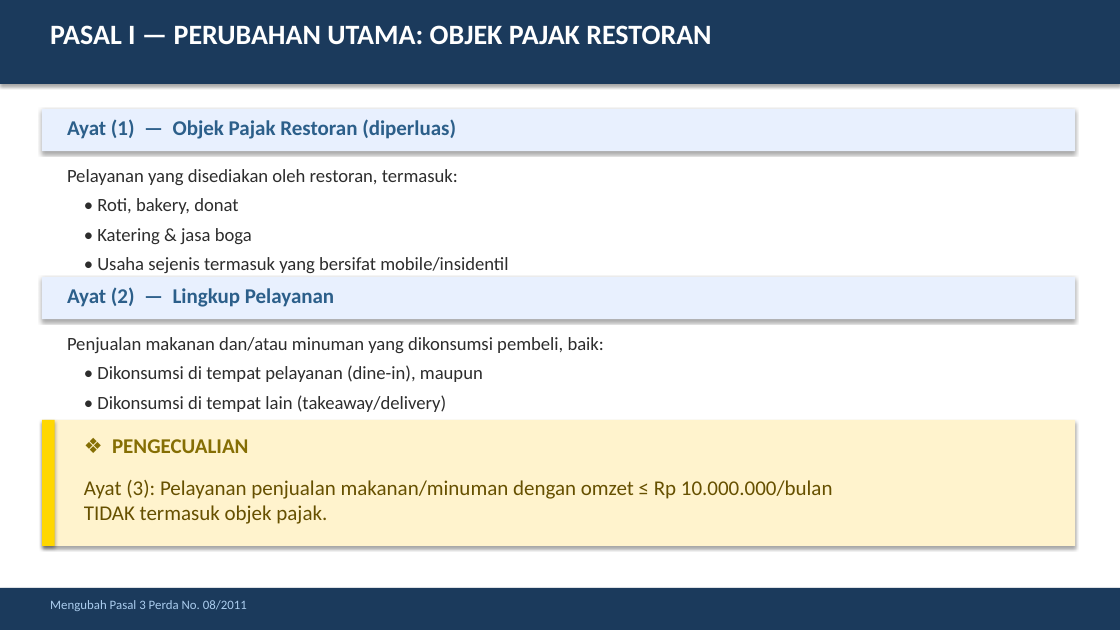
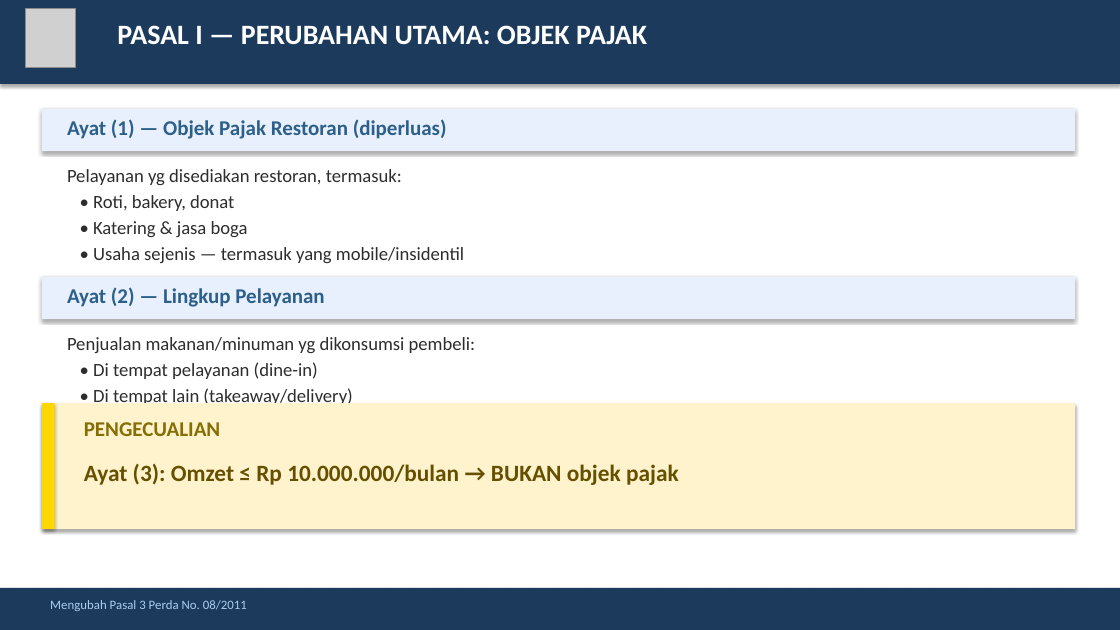
Before and after one commit to rahadiana/coba_ppt, a slide deck: slide 3 of Ringkasan_Perda_Bekasi_No_14_2018.pptx. Drawn at 1120x630 pixels with LibreOffice and Linux fonts; fonts in the diff are those of the drawing; grey boxes stand for pictures. Boxes give left, top, right and bottom in pixels: in the first picture for what was removed or moved away, otherwise in the second. Text is boxed around its words. In the diff, an @@ line names an element or a change of style, - is before the commit and + after.

```diff
--- a/Ringkasan_Perda_Bekasi_No_14_2018.pptx
+++ b/Ringkasan_Perda_Bekasi_No_14_2018.pptx
@@ picture added at (x1=25, y1=8, x2=76, y2=67) @@
@@ text at (x1=117, y1=25, x2=647, y2=45): text changed @@
-PASAL I — PERUBAHAN UTAMA: OBJEK PAJAK RESTORAN
+PASAL I — PERUBAHAN UTAMA: OBJEK PAJAK
@@ text "Ayat (1) — Objek Pajak ..." rewrapped from (x1=67, y1=119, x2=456, y2=139) to (x1=67, y1=119, x2=447, y2=139) @@
@@ text at (x1=67, y1=169, x2=402, y2=185): text changed @@
-Pelayanan yang disediakan oleh restoran, termasuk:
+Pelayanan yg disediakan restoran, termasuk:
@@ text at (x1=93, y1=195, x2=248, y2=237): less space between paragraphs @@
@@ text at (x1=93, y1=247, x2=464, y2=263): text changed @@
-• Usaha sejenis termasuk yang bersifat mobile/insidentil
+• Usaha sejenis — termasuk yang mobile/insidentil
@@ text "Ayat (2) — Lingkup Pelayanan" rewrapped from (x1=67, y1=287, x2=334, y2=307) to (x1=67, y1=287, x2=324, y2=307) @@
@@ text at (x1=67, y1=337, x2=475, y2=407): text changed @@
-Penjualan makanan dan/atau minuman yang dikonsumsi pembeli, baik:
-• Dikonsumsi di tempat pelayanan (dine-in), maupun
-• Dikonsumsi di tempat lain (takeaway/delivery)
+Penjualan makanan/minuman yg dikonsumsi pembeli:
+• Di tempat pelayanan (dine-in)
+• Di tempat lain (takeaway/delivery)
@@ rectangle moved from (x1=42, y1=420, x2=1075, y2=546) to (x1=42, y1=403, x2=1075, y2=529) @@
@@ rectangle moved from (x1=42, y1=420, x2=55, y2=546) to (x1=42, y1=403, x2=55, y2=529) @@
@@ text at (x1=84, y1=422, x2=220, y2=436): text changed @@
-❖ PENGECUALIAN
+PENGECUALIAN
@@ text at (x1=84, y1=464, x2=679, y2=485): text changed; size 18 to 20 pt; bold on @@
-Ayat (3): Pelayanan penjualan makanan/minuman dengan omzet ≤ Rp 10.000.000/bulan
-TIDAK termasuk objek pajak.
+Ayat (3): Omzet ≤ Rp 10.000.000/bulan → BUKAN objek pajak
```
Also in this commit, not shown: 4 other slides changed.
